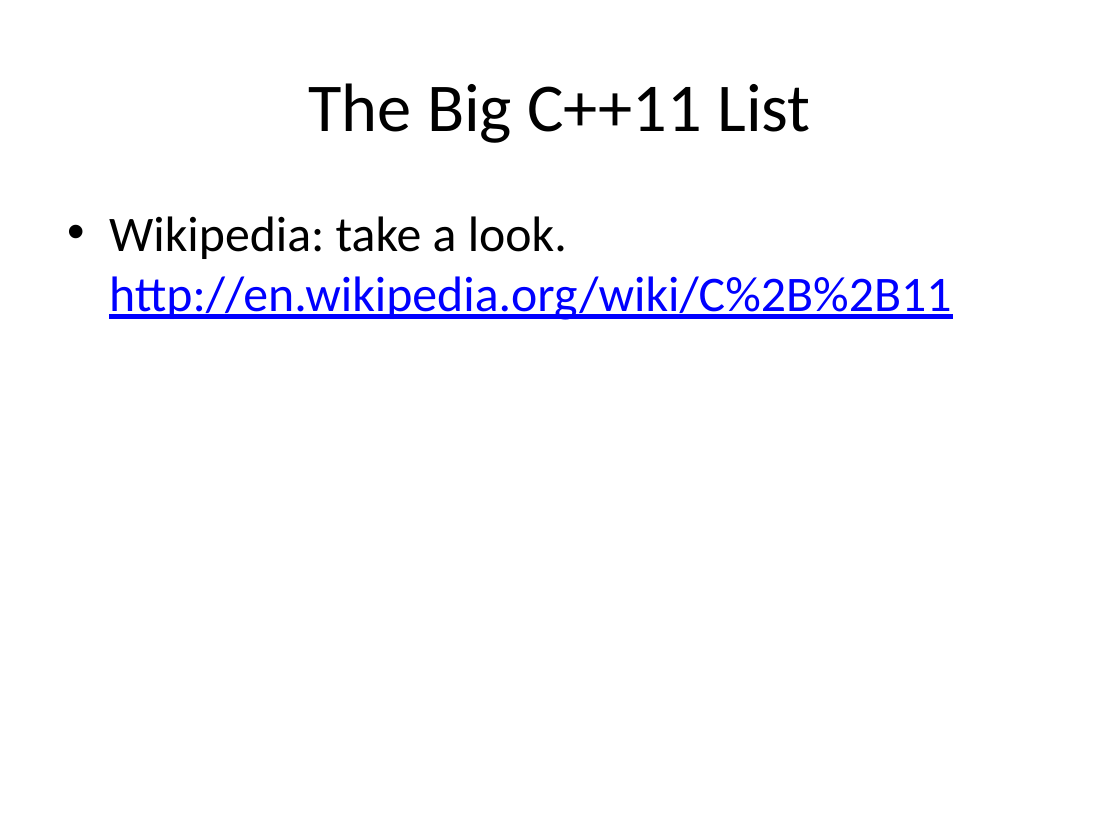
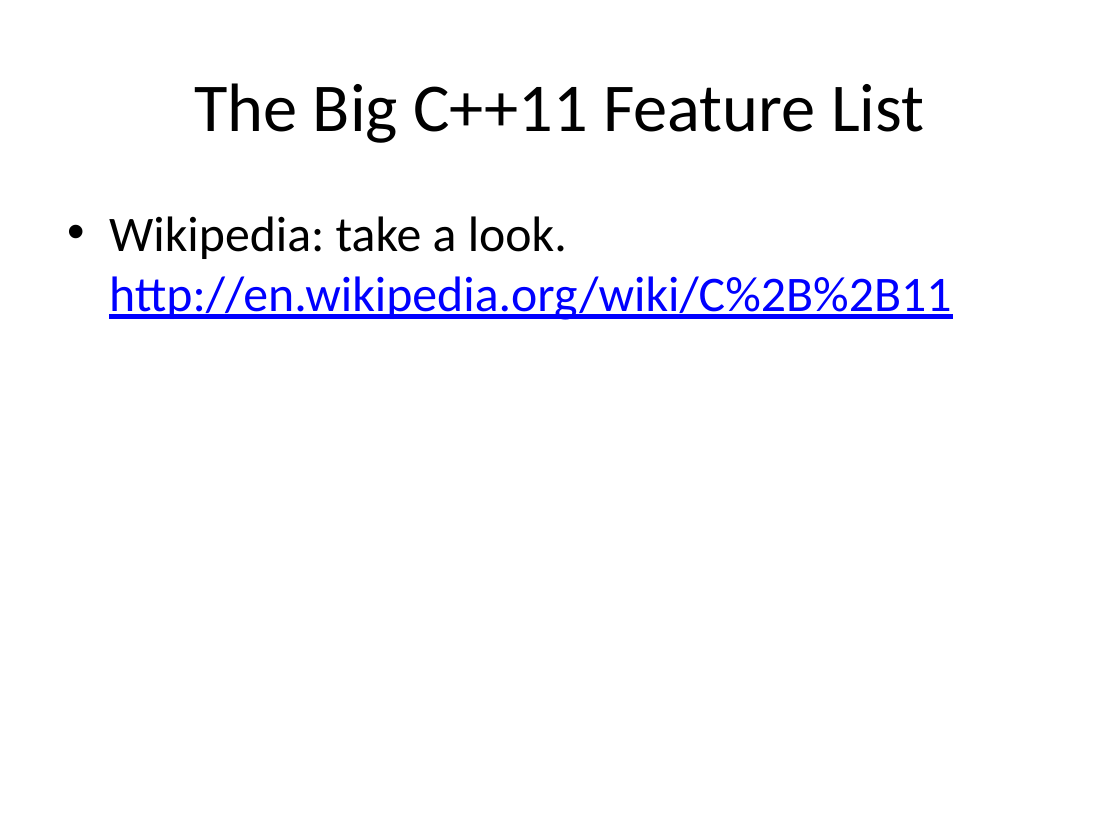
Before and after one commit to fellmad/FunWithCpp11, a slide deck: slide 49 of doc/Fun_with_C++11.pptx. Drawn at 1120x840 pixels with LibreOffice and Linux fonts; fonts in the diff are those of the drawing. Boxes give left, top, right and bottom in pixels: in the first picture for what was removed or moved away, otherwise in the second. Text is boxed around its words. In the diff, an @@ line names an element or a change of style, - is before the commit and + after.

```diff
--- a/doc/Fun_with_C++11.pptx
+++ b/doc/Fun_with_C++11.pptx
@@ title at box(194, 83, 924, 143): text changed @@
-The Big C++11 List
+The Big C++11 Feature List
```
Also in this commit, not shown: 9 other slides changed, 1 other file.
